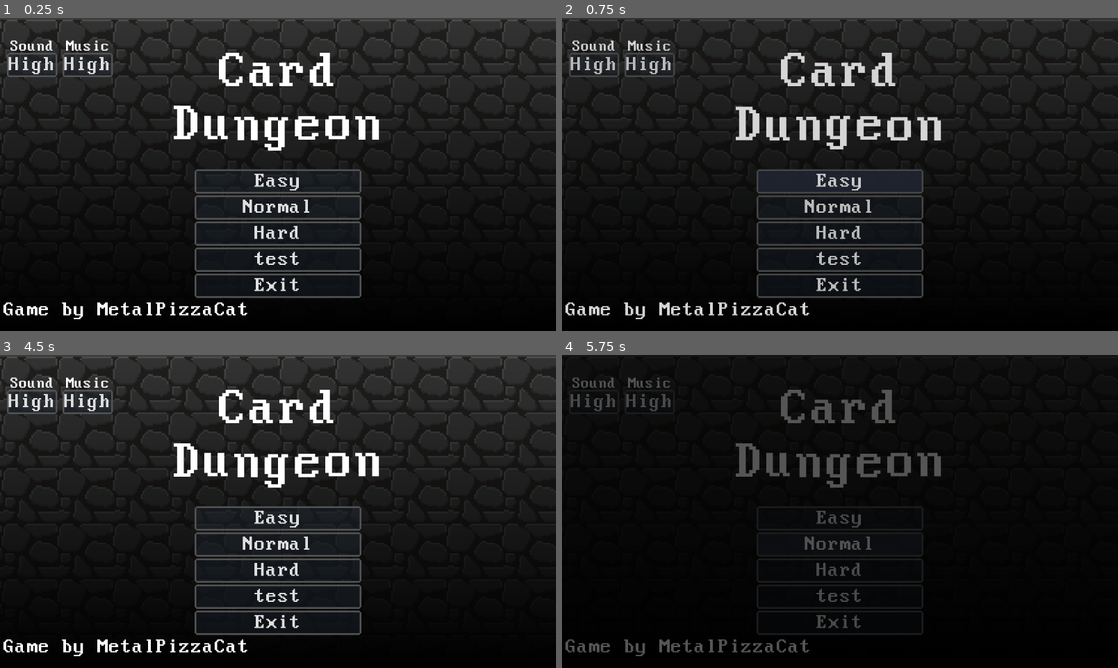
Above: before the commit, frames 1-4 (two rows, left to right).
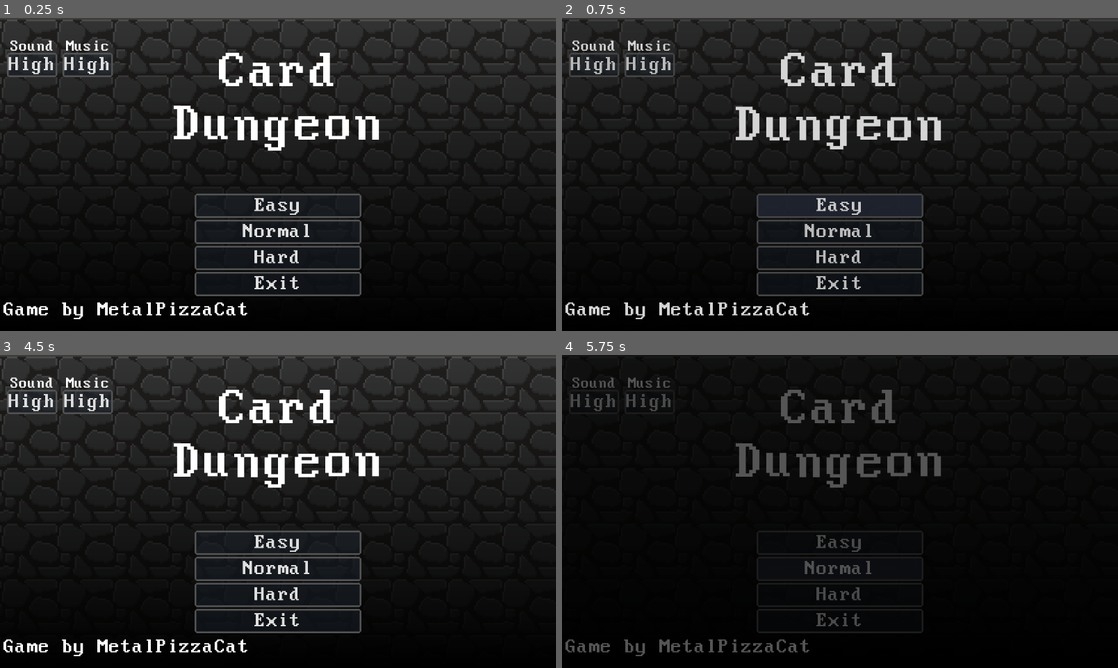
Above: after the commit, the same moments.

Repository: MetalPizzaCat/card-dungeon
Game: Godot game, scene res://scenes/main_menu.tscn
Two runs of this game, one before a commit and one after it. Both use one fixed random seed, a clock stepped at 60 frames per second and the inputs below.
Inputs (mouse positions are in pixels of both pictures, inside the frame that each line leads up to):
- Up to frame 1 (0.25 s): no input
- Up to frame 2 (0.75 s): click "Easy" at 0.5 s
- Up to frame 3 (4.5 s): click "Easy" at 1.25 s; click (100, 570) at 2.02 s; click (100, 570) at 2.77 s; click (100, 570) at 3.52 s; click "Back" at 4.25 s
- Up to frame 4 (5.75 s): click "Normal" at 5 s

The runs differ from the first frame. In frame 1, 3.8% of the frame differs, in the area x 35-65%, y 48-90%; in frame 2, 4.9%; in frame 3, 3.8%; in frame 4, 1.3%.

Commit message:
remove test

Diff:
--- a/scenes/main_menu.tscn
+++ b/scenes/main_menu.tscn
@@ -7,7 +7,6 @@
 [ext_resource type="Script" path="res://game/difficulty.gd" id="3_agm0q"]
 [ext_resource type="Resource" uid="uid://dhjm8j1du734k" path="res://difficulties/easy.tres" id="4_h544q"]
 [ext_resource type="Resource" uid="uid://cirr7njydwnsv" path="res://difficulties/normal.tres" id="5_g73ta"]
-[ext_resource type="Resource" uid="uid://bf123ypktqdsr" path="res://difficulties/test.tres" id="6_2mqf1"]
 [ext_resource type="PackedScene" uid="uid://bcr3d4de0e2be" path="res://scenes/dungeon.tscn" id="6_5uyfd"]
 [ext_resource type="Resource" uid="uid://5x44mnw4vtl3" path="res://difficulties/hard.tres" id="6_asc24"]
 [ext_resource type="PackedScene" uid="uid://c73fmv5je0fpg" path="res://objects/volume_control.tscn" id="10_mmo8x"]
@@ -58,7 +57,7 @@
 grow_vertical = 2
 theme = ExtResource("1_1xn57")
 script = ExtResource("2_k1rnm")
-difficulties = Array[ExtResource("3_agm0q")]([ExtResource("4_h544q"), ExtResource("5_g73ta"), ExtResource("6_asc24"), ExtResource("6_2mqf1")])
+difficulties = Array[ExtResource("3_agm0q")]([ExtResource("4_h544q"), ExtResource("5_g73ta"), ExtResource("6_asc24")])
 card_scene = ExtResource("6_5uyfd")
 
 [node name="TextureRect" type="TextureRect" parent="."]
Not shown, changed: export_presets.cfg
Not shown: 1 places in scenes/main_menu.tscn that only renumber resources
